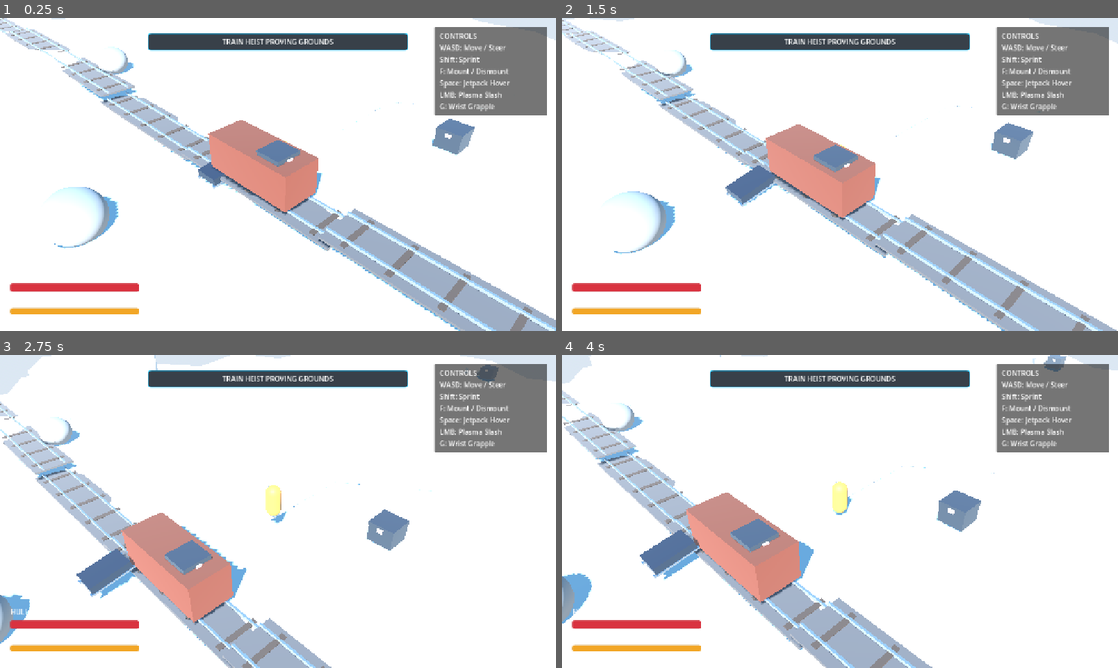
Above: before the commit, frames 1-4 (two rows, left to right).
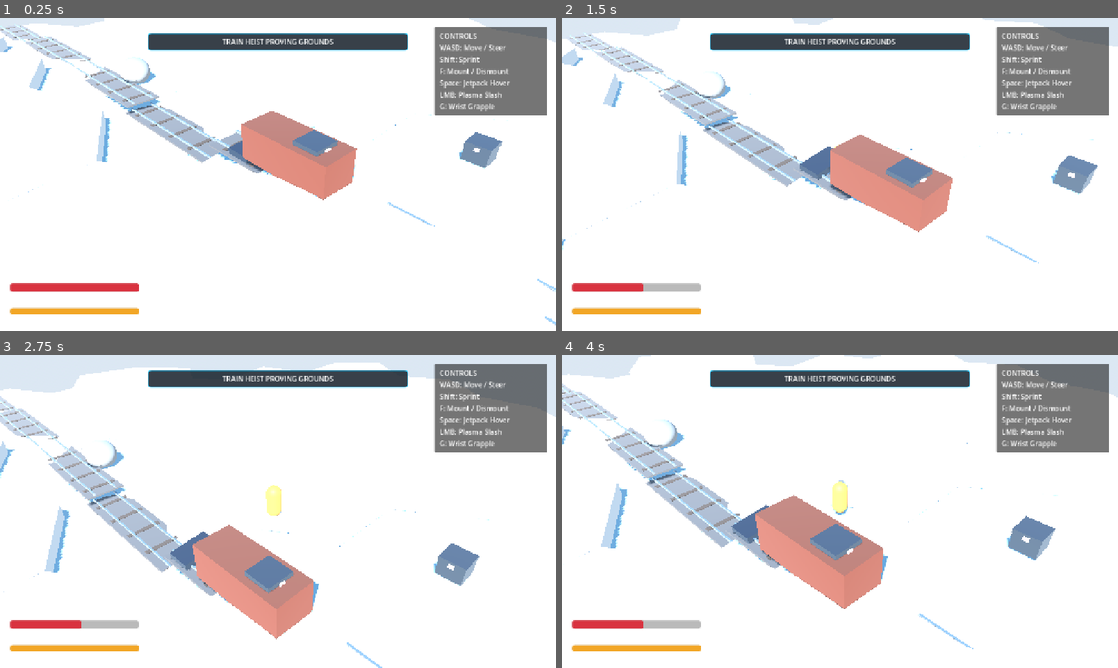
Above: after the commit, the same moments.

Repository: mcintalmo/drift
Game: Godot game, scene res://scenes/world/ProceduralSectorSandbox.tscn
Same seed, same stepped clock (60 frames per second), same inputs: the game is played once before the commit and once after it. This scene is started directly instead of the project's main scene.
Inputs (mouse positions are in pixels of both pictures, inside the frame that each line leads up to):
- Up to frame 1 (0.25 s): no input
- Up to frame 2 (1.5 s): tap Enter (ui_accept) at 0.5, 0.77 s; move the mouse to (962, 158) at 0.52 s; hold E (pilot_lean_right) 0.53-1.25 s; click (962, 158) at 0.6 s; drag from (728, 190) to (812, 237) at 1.27 s
- Up to frame 3 (2.75 s): tap Enter (ui_accept) at 2 s; move the mouse to (333, 442) at 2.02 s; hold E (pilot_lean_right) from 2.03 s (still down); tap G (pilot_wrist_grapple) at 2.1 s
- Up to frame 4 (4 s): release E (pilot_lean_right) at 2.75 s; drag from (812, 574) to (673, 464) at 2.77 s; move the mouse to (1006, 558) at 3.52 s; hold Q (pilot_lean_left) from 3.53 s (still down); hold Right mouse button (winch_quick) from 3.53 s (still down); tap Enter (ui_accept) at 3.77 s

The runs differ from the first frame. In frame 1, 19% of the frame differs, in the area x 0-100%, y 0-100%; in frame 2, 21%; in frame 3, 22%; in frame 4, 22%.

Commit message:
Implement Procedural Chasm Jump Ramps with Kicker Launch Lip, and Establish PCG Testing & Sandbox Gym Architecture

Diff:
--- a/scripts/world/hex_sector_manager.gd
+++ b/scripts/world/hex_sector_manager.gd
@@ -20,6 +20,7 @@
 # Active Tile Registry: Vector2i(q, r) -> Node3D
 var _active_tiles: Dictionary = {}
 var _hot_spring_registry: Dictionary = {} # Vector2i -> bool
+var _chasm_registry: Dictionary = {} # Vector2i -> bool
 var _current_center_coord: Vector2i = Vector2i(9999, 9999)
 var _tiles_container: Node3D
 var _rails_container: Node3D
@@ -64,7 +65,7 @@
 		_current_center_coord = target_coord
 		_update_streaming_rings(target_coord)
 
-## Generates concentric hex tiles around the center and builds connected railway corridor
+## Generates concentric hex tiles around center and builds connected railway corridor
 func generate_initial_sector(center_coord: Vector2i = Vector2i.ZERO) -> void:
 	if not _tiles_container:
 		_tiles_container = Node3D.new()
@@ -86,6 +87,9 @@
 func _update_streaming_rings(center_coord: Vector2i) -> void:
 	var needed_coords: Array[Vector2i] = get_hex_ring_cluster(center_coord, render_radius_rings)
 
+	# Pre-evaluate chasm map so jump ramp kickers know where chasms lie
+	_pre_evaluate_chasm_map(needed_coords)
+
 	# 1. Spawn missing tiles
 	for coord: Vector2i in needed_coords:
 		if not _active_tiles.has(coord):
@@ -100,8 +104,31 @@
 	for coord: Vector2i in to_remove:
 		_despawn_tile_at(coord)
 
+func _pre_evaluate_chasm_map(coords: Array[Vector2i]) -> void:
+	var plateau_noise: FastNoiseLite = FastNoiseLite.new()
+	plateau_noise.seed = world_seed + 7771
+	plateau_noise.frequency = 0.012
+	var r_outer: float = biome_data.get("hex_cell_outer_radius_m") if "hex_cell_outer_radius_m" in biome_data else 6.0
+	var c_thresh: float = biome_data.get("chasm_threshold") if "chasm_threshold" in biome_data else -0.32
+
+	for coord: Vector2i in coords:
+		if not _chasm_registry.has(coord):
+			var wx: float = r_outer * SQRT_3 * (float(coord.x) + float(coord.y) * 0.5)
+			var wz: float = r_outer * 1.5 * float(coord.y)
+			var p_val: float = plateau_noise.get_noise_2d(wx, wz)
+			_chasm_registry[coord] = (p_val < c_thresh)
+
 func _spawn_tile_at(coord: Vector2i) -> void:
 	var is_hot_spring: bool = _evaluate_hot_spring_spawn(coord)
+	var is_chasm: bool = _chasm_registry.get(coord, false) and not is_hot_spring
+
+	# Evaluate if adjacent to a chasm to form a natural Jump Ramp kicker
+	var is_jump_ramp: bool = false
+	var ramp_dir: Vector2 = Vector2.ZERO
+	if not is_chasm and not is_hot_spring:
+		var ramp_info: Dictionary = _check_chasm_adjacency_ramp(coord)
+		is_jump_ramp = ramp_info.get("is_ramp", false)
+		ramp_dir = ramp_info.get("dir", Vector2.ZERO)
 
 	var tile: Node3D = HexWorldTileClass.new()
 	tile.name = "Tile_%d_%d" % [coord.x, coord.y]
@@ -111,9 +138,30 @@
 		add_child(tile)
 
 	if tile.has_method("initialize_tile"):
-		tile.initialize_tile(coord, biome_data, world_seed, is_hot_spring)
+		tile.initialize_tile(coord, biome_data, world_seed, is_hot_spring, is_jump_ramp, ramp_dir)
 	_active_tiles[coord] = tile
 	tile_spawned.emit(coord, tile)
+
+func _check_chasm_adjacency_ramp(coord: Vector2i) -> Dictionary:
+	var neighbors_offsets: Array[Vector2i] = [
+		Vector2i(1, 0), Vector2i(1, -1), Vector2i(0, -1),
+		Vector2i(-1, 0), Vector2i(-1, 1), Vector2i(0, 1)
+	]
+
+	var r_outer: float = biome_data.get("hex_cell_outer_radius_m") if "hex_cell_outer_radius_m" in biome_data else 6.0
+	var my_pos: Vector3 = axial_to_world_pos(coord)
+
+	for offset: Vector2i in neighbors_offsets:
+		var n_coord: Vector2i = coord + offset
+		if _chasm_registry.get(n_coord, false) == true:
+			var chasm_pos: Vector3 = axial_to_world_pos(n_coord)
+			var dir_3d: Vector3 = (chasm_pos - my_pos).normalized()
+			return {
+				"is_ramp": true,
+				"dir": Vector2(dir_3d.x, dir_3d.z)
+			}
+
+	return {"is_ramp": false, "dir": Vector2.ZERO}
 
 ## Evaluates hot spring spawning: 0% chance on adjacent hexes, 10% on 1-hex separated spaces (Ring 2)
 func _evaluate_hot_spring_spawn(coord: Vector2i) -> bool:
@@ -161,7 +209,7 @@
 		_active_tiles.erase(coord)
 		tile_despawned.emit(coord)
 
-## Generates a continuous, obstacle-avoiding railroad track across the sector using AStar2D on hex coordinates
+## Generates continuous, obstacle-avoiding railroad track across the sector using AStar2D on hex coordinates
 func _generate_connected_railroad_corridor() -> void:
 	if not _rails_container:
 		return
@@ -185,10 +233,13 @@
 		var world_pos: Vector3 = tile.position
 		astar.add_point(id_counter, Vector2(world_pos.x, world_pos.z))
 
-		# Set point weight (avoid hot springs and steep slopes)
+		# Set point weight (avoid hot springs and crevasses)
 		var is_spring: bool = _hot_spring_registry.get(coord, false)
+		var is_chasm: bool = _chasm_registry.get(coord, false)
 		if is_spring:
-			astar.set_point_weight_scale(id_counter, 150.0) # High cost: avoid steaming pools
+			astar.set_point_weight_scale(id_counter, 150.0) # Avoid steaming pools
+		elif is_chasm:
+			astar.set_point_weight_scale(id_counter, 100.0) # Avoid deep chasm floors
 		else:
 			astar.set_point_weight_scale(id_counter, 1.0)
 
@@ -352,7 +403,7 @@
 			results.append(center + Vector2i(q, r))
 	return results
 
-## Converts world 3D position to the nearest axial hex tile coordinate (q, r)
+## Converts world 3D position to nearest axial hex tile coordinate (q, r)
 func world_pos_to_axial_coord(world_pos: Vector3) -> Vector2i:
 	var r_outer: float = 6.0
 	if biome_data and "hex_cell_outer_radius_m" in biome_data:
--- a/scripts/world/hex_world_tile.gd
+++ b/scripts/world/hex_world_tile.gd
@@ -12,6 +12,8 @@
 @export var is_hot_spring: bool = false
 @export var is_glacial_chasm: bool = false
 @export var is_plateau_cliff: bool = false
+@export var is_jump_ramp: bool = false
+@export var jump_ramp_direction: Vector2 = Vector2.ZERO
 
 var _static_body: StaticBody3D
 var _mesh_instance: MeshInstance3D
@@ -24,18 +26,27 @@
 	if not _static_body:
 		_build_tile_geometry([])
 
-## Initializes the hex tile with balanced rolling snowdrifts, 1 grand hill plateau, and 1 sunken glacial chasm/frozen lake
-func initialize_tile(coord: Vector2i, biome: Resource, seed_val: int, hot_spring_flag: bool = false) -> void:
+## Initializes the hex tile with balanced rolling snowdrifts, grand hill plateaus, chasm jump ramps, and sunken glacial lakes
+func initialize_tile(
+	coord: Vector2i,
+	biome: Resource,
+	seed_val: int,
+	hot_spring_flag: bool = false,
+	jump_ramp_flag: bool = false,
+	ramp_dir: Vector2 = Vector2.ZERO
+) -> void:
 	axial_coord = coord
 	biome_data = biome if biome else SectorBiomeDataClass.new()
 	tile_outer_radius_m = biome_data.get("hex_cell_outer_radius_m") if "hex_cell_outer_radius_m" in biome_data else 6.0
 	is_hot_spring = hot_spring_flag
+	is_jump_ramp = jump_ramp_flag
+	jump_ramp_direction = ramp_dir
 
 	# 3D world center coordinates in X-Z plane
 	var world_x: float = tile_outer_radius_m * SQRT_3 * (float(coord.x) + float(coord.y) * 0.5)
 	var world_z: float = tile_outer_radius_m * 1.5 * float(coord.y)
 
-	# 1. Balanced rolling base elevation noise (between flat and hyper-bumpy: rich snowdrifts & carving knolls)
+	# 1. Balanced rolling base elevation noise (rich snowdrifts & carving knolls)
 	var base_noise: FastNoiseLite = FastNoiseLite.new()
 	base_noise.seed = seed_val
 	var freq: float = biome_data.get("elevation_frequency") if "elevation_frequency" in biome_data else 0.022
@@ -43,7 +54,7 @@
 	base_noise.frequency = freq
 	base_elevation_m = base_noise.get_noise_2d(world_x, world_z) * amp
 
-	# 2. Discrete Macro Plateau / Chasm Tiers (Guarantees 1 Grand Hill Plateau and 1 Frozen Lake Chasm)
+	# 2. Discrete Macro Plateau / Chasm Tiers
 	var plateau_noise: FastNoiseLite = FastNoiseLite.new()
 	plateau_noise.seed = seed_val + 7771
 	plateau_noise.frequency = 0.012
@@ -59,13 +70,15 @@
 	elif p_val < c_thresh and not is_hot_spring:
 		is_glacial_chasm = true
 		macro_tier_offset = -6.5 # Sunken Glacial Crevasse / Frozen Lake (-6.5m)
+	elif is_jump_ramp:
+		macro_tier_offset = 1.4 # Natural launch hill beside crevasse
 
 	position = Vector3(world_x, base_elevation_m + macro_tier_offset, world_z)
 
 	if is_hot_spring:
 		surface_type = &"slush"
 	elif is_glacial_chasm:
-		surface_type = &"black_ice" # Glassy mirror black ice on the sunken lake
+		surface_type = &"black_ice" # Glassy mirror black ice on sunken lake
 	else:
 		var surface_roll: float = absf(base_noise.get_noise_2d(world_x + 500.0, world_z + 500.0))
 		if biome_data.has_method("sample_surface_type"):
@@ -73,14 +86,14 @@
 		else:
 			surface_type = &"pack"
 
-	# Sample continuous rolling hill noise for corner vertices
-	_cached_corner_heights = _compute_continuous_corner_heights(world_x, world_z, base_noise, amp)
+	# Corner heights sample continuous rolling hill noise + jump ramp kicker profile
+	_cached_corner_heights = _compute_corner_heights(world_x, world_z, base_noise, amp)
 
 	_build_tile_geometry(_cached_corner_heights)
 	_spawn_procedural_features(seed_val)
 
-## Evaluates continuous world-space rolling noise height at the 6 corner vertices
-func _compute_continuous_corner_heights(center_x: float, center_z: float, base_noise: FastNoiseLite, amp: float) -> Array[float]:
+## Evaluates continuous rolling elevation and builds jump ramp kicker profile facing the chasm
+func _compute_corner_heights(center_x: float, center_z: float, base_noise: FastNoiseLite, amp: float) -> Array[float]:
 	var corner_heights: Array[float] = []
 
 	for i: int in range(6):
@@ -90,9 +103,17 @@
 
 		# Sample continuous base rolling elevation
 		var corner_world_elevation: float = base_noise.get_noise_2d(corner_world_x, corner_world_z) * amp
-
-		# Relative Y height offset in this tile's local space
 		var local_y: float = corner_world_elevation - base_elevation_m
+
+		# If this tile is a jump ramp, elevate the lip facing the chasm into a natural kicker (+1.2m)
+		if is_jump_ramp and jump_ramp_direction.length_squared() > 0.01:
+			var corner_dir_2d: Vector2 = Vector2(cos(angle_rad), sin(angle_rad)).normalized()
+			var ramp_dot: float = corner_dir_2d.dot(jump_ramp_direction.normalized())
+			if ramp_dot > 0.1:
+				local_y += ramp_dot * 1.35 # Kicker launch lip
+			else:
+				local_y -= absf(ramp_dot) * 0.4 # Smooth approach grade
+
 		corner_heights.append(local_y)
 
 	return corner_heights
@@ -137,11 +158,16 @@
 		var vz: float = radius * sin(angle_rad)
 		var vy: float = corner_heights[i] if i < corner_heights.size() else 0.0
 		top_vertices.append(Vector3(vx, vy, vz))
-		# Bottom vertices extend straight down vertically deep into the bedrock (no gaps)
+		# Bottom vertices extend straight down vertically deep into bedrock (no gaps)
 		bottom_vertices.append(Vector3(vx, -depth, vz))
 
-	# Center Vertex: shallow basin if hot spring (-0.9m), level if normal terrain
-	var center_y: float = -0.9 if is_hot_spring else 0.0
+	# Center Vertex: shallow basin if hot spring (-0.9m), slight rise if jump ramp (+0.5m), level otherwise
+	var center_y: float = 0.0
+	if is_hot_spring:
+		center_y = -0.9
+	elif is_jump_ramp:
+		center_y = 0.45
+
 	var top_center: Vector3 = Vector3(0.0, center_y, 0.0)
 	var bottom_center: Vector3 = Vector3(0.0, -depth, 0.0)
 
@@ -197,9 +223,9 @@
 		mat.roughness = 0.04
 		mat.metallic = 0.65
 		return mat
-	elif is_plateau_cliff:
-		mat.albedo_color = Color(0.85, 0.90, 0.96, 1.0) # Grand snow plateau top
-		mat.roughness = 0.65
+	elif is_plateau_cliff or is_jump_ramp:
+		mat.albedo_color = Color(0.88, 0.92, 0.98, 1.0) # Grand snow plateau and packed jump ramp
+		mat.roughness = 0.60
 		return mat
 
 	match surface:
@@ -240,7 +266,8 @@
 		_setup_hot_spring_basin()
 		return
 
-	if is_glacial_chasm or not biome_data:
+	# Don't clutter jump ramps or chasm lake with dense trees so jumps are clear and thrilling
+	if is_glacial_chasm or is_jump_ramp or not biome_data:
 		return
 
 	var rng: RandomNumberGenerator = RandomNumberGenerator.new()
--- a/test/unit/test_hex_world_gen.gd
+++ b/test/unit/test_hex_world_gen.gd
@@ -12,6 +12,7 @@
 	results.append(_test_biome_surface_sampling())
 	results.append(_test_adjacent_hex_vertex_exact_match())
 	results.append(_test_hot_spring_basin_creation())
+	results.append(_test_chasm_jump_ramp_generation())
 	results.append(_test_procedural_connected_railroad())
 	results.append(_test_sector_manager_streaming_and_pooling())
 	return results
@@ -76,7 +77,8 @@
 func _test_adjacent_hex_vertex_exact_match() -> Dictionary:
 	var biome: SectorBiomeData = SectorBiomeData.new()
 	biome.hex_cell_outer_radius_m = 6.0
-	biome.elevation_amplitude = 1.2
+	biome.elevation_amplitude = 1.85
+	biome.elevation_frequency = 0.022
 
 	var tile_a: HexWorldTile = HexWorldTile.new()
 	tile_a.initialize_tile(Vector2i(0, 0), biome, 4281, false)
@@ -89,8 +91,8 @@
 	noise.frequency = biome.elevation_frequency
 	var amp: float = biome.elevation_amplitude
 
-	var corners_a: Array[float] = tile_a._compute_continuous_corner_heights(tile_a.position.x, tile_a.position.z, noise, amp)
-	var corners_b: Array[float] = tile_b._compute_continuous_corner_heights(tile_b.position.x, tile_b.position.z, noise, amp)
+	var corners_a: Array[float] = tile_a._compute_corner_heights(tile_a.position.x, tile_a.position.z, noise, amp)
+	var corners_b: Array[float] = tile_b._compute_corner_heights(tile_b.position.x, tile_b.position.z, noise, amp)
 
 	var world_y_a0: float = tile_a.position.y + corners_a[0]
 	var world_y_b2: float = tile_b.position.y + corners_b[2]
@@ -133,6 +135,35 @@
 		"passed": passed,
 		"message": "Hot spring basin: is_hot_spring=%s, in_group=%s, warmth inside=%.1f C, far=%.1f C" % [
 			str(is_hot_spring_flag), str(is_in_vent_group), warmth_inside, warmth_far
+		]
+	}
+
+func _test_chasm_jump_ramp_generation() -> Dictionary:
+	var tile: HexWorldTile = HexWorldTile.new()
+	var biome: SectorBiomeData = SectorBiomeData.new()
+	biome.hex_cell_outer_radius_m = 6.0
+
+	# Initialize tile as a jump ramp pointing East (Vector2(1, 0))
+	tile.initialize_tile(Vector2i(0, 0), biome, 1337, false, true, Vector2(1, 0))
+
+	var is_ramp_flag: bool = tile.is_jump_ramp
+	var noise: FastNoiseLite = FastNoiseLite.new()
+	noise.seed = 1337
+	noise.frequency = biome.elevation_frequency
+	var corners: Array[float] = tile._compute_corner_heights(tile.position.x, tile.position.z, noise, biome.elevation_amplitude)
+
+	# East corner (index 0 at +30 deg) should have positive kicker elevation compared to approach
+	var east_kicker: float = corners[0]
+	var west_approach: float = corners[3]
+
+	var passed: bool = is_ramp_flag and (east_kicker > west_approach)
+
+	tile.free()
+	return {
+		"name": "test_chasm_jump_ramp_generation",
+		"passed": passed,
+		"message": "Chasm Jump Ramp: is_ramp=%s, East Kicker Lip=%.2f m > West Approach=%.2f m" % [
+			str(is_ramp_flag), east_kicker, west_approach
 		]
 	}
 
